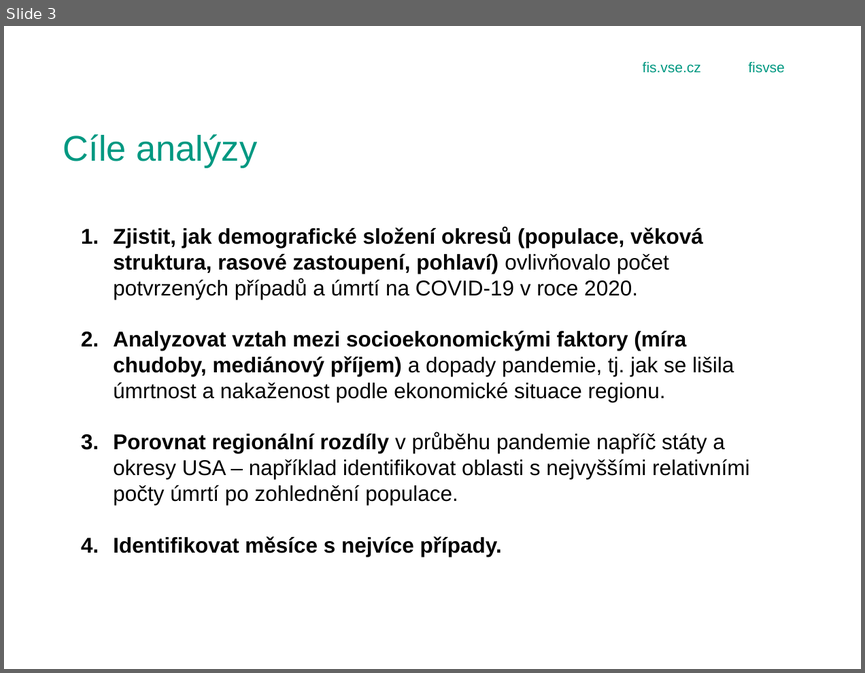
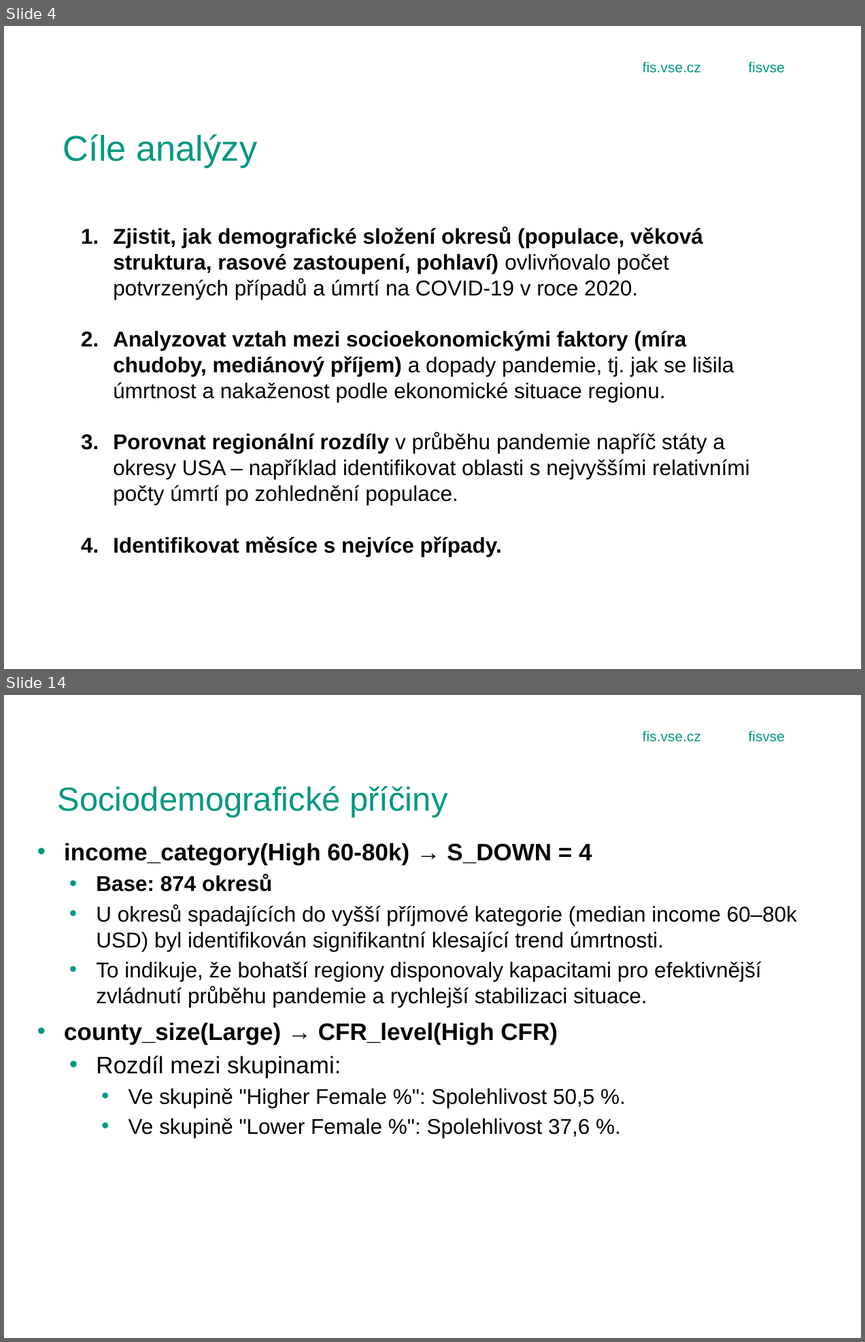
Before and after one commit to ursulastrudl/Projektovy_seminar, a slide deck: obhajoba.pptx. Shown one above the other, each under a label of ours: slide 3 before the commit, slides 4 and 14 after it; the slides between them are not shown. The pictures are 865x673 and 865x1342 pixels, drawn with LibreOffice and Linux fonts; fonts in the diff are those of the drawing; background and template pictures are left out. Boxes give left, top, right and bottom in pixels: in the first picture for what was removed or moved away, otherwise in the second. Text is boxed around its words. In the diff, an @@ line names an element or a change of style, - is before the commit and + after.

```diff
--- a/obhajoba.pptx
+++ b/obhajoba.pptx
@@ slide 14 added at box(4, 695, 861, 1338), background picture (left out); not listed: 3 template elements that a slide beside it also shows @@
@@ title added at box(58, 786, 447, 817), 28 pt, text #009881 @@
+Sociodemografické příčiny
@@ subtitle added at box(64, 843, 797, 1138), 18 pt, text #000000 @@
+• income_category(High 60-80k) → S_DOWN = 4
+  • Base: 874 okresů
+  • U okresů spadajících do vyšší příjmové kategorie (median income 60–80k USD) byl identifikován signifikantní klesající trend úmrtnosti.
+  • To indikuje, že bohatší regiony disponovaly kapacitami pro efektivnější zvládnutí průběhu pandemie a rychlejší stabilizaci situace.
+• county_size(Large) → CFR_level(High CFR)
+  • Rozdíl mezi skupinami:
+    • Ve skupině "Higher Female %": Spolehlivost 50,5 %.
+    • Ve skupině "Lower Female %": Spolehlivost 37,6 %.
@@ what was slide 3 is now slide 4 @@
```
Also in this commit, not shown: 1 slide changed, 12 other slides added, 1 slide removed, 2 other files.
